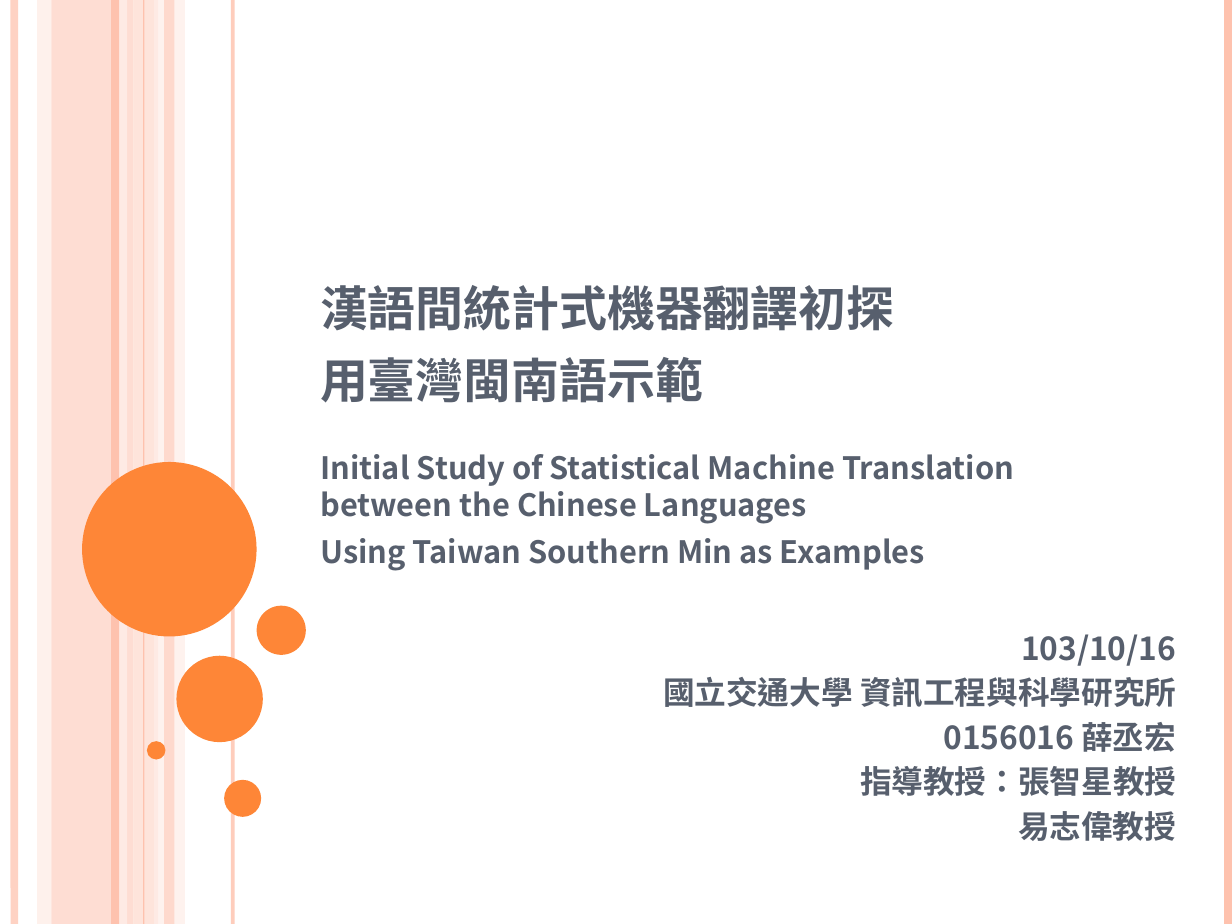
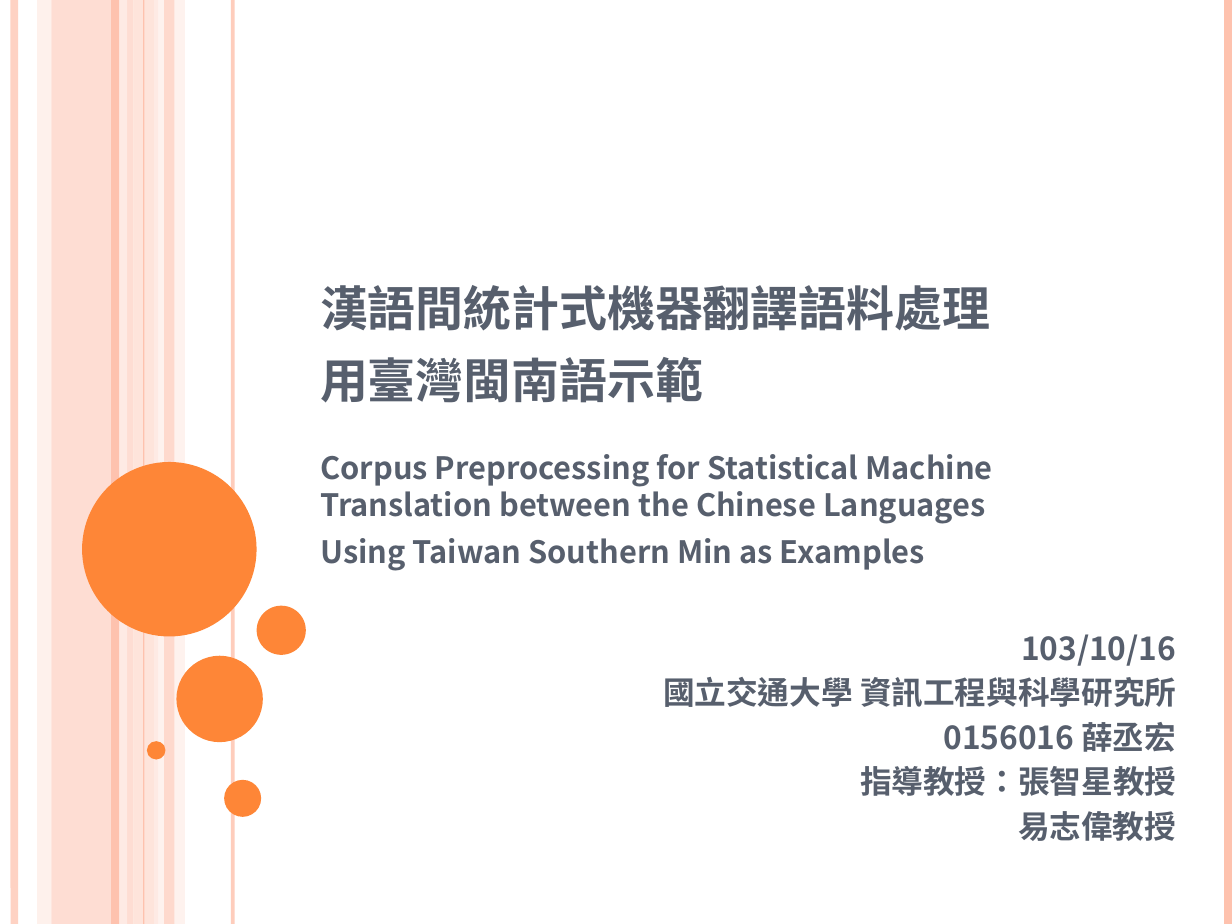
Before and after one commit to sih4sing5hong5/po3-ko3_tau5-iann2-phinn3, a slide deck: slide 1 of 翻譯報告.pptx. Drawn at 1232x924 pixels with LibreOffice and Linux fonts; fonts in the diff are those of the drawing; background and template pictures are left out. Boxes give left, top, right and bottom in pixels: in the first picture for what was removed or moved away, otherwise in the second. Text is boxed around its words. In the diff, an @@ line names an element or a change of style, - is before the commit and + after.

```diff
--- a/翻譯報告.pptx
+++ b/翻譯報告.pptx
@@ title at bbox=[320, 285, 990, 403]: text changed @@
-漢語間統計式機器翻譯初探
-用臺灣閩南語示範
+漢語間統計式機器翻譯語料處理
+用臺灣閩南語示範
@@ subtitle at bbox=[320, 454, 992, 524]: text changed @@
-Initial Study of Statistical Machine Translation between the Chinese Languages
+Corpus Preprocessing for Statistical Machine Translation between the Chinese Languages
```
Also in this commit, not shown: 1 other slide changed.
